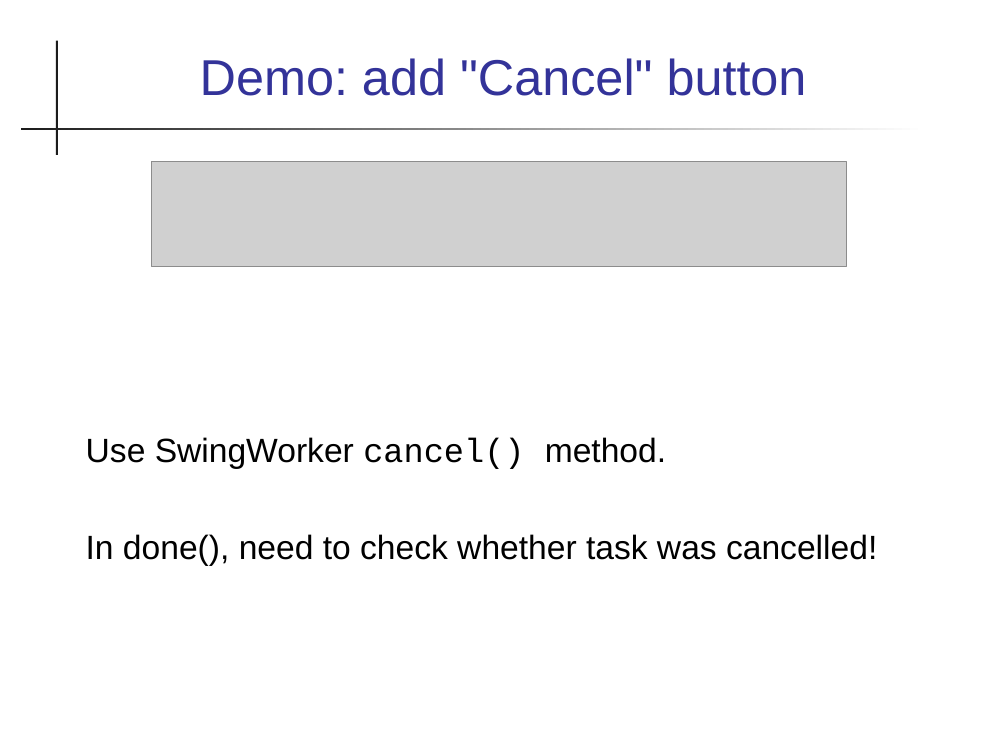
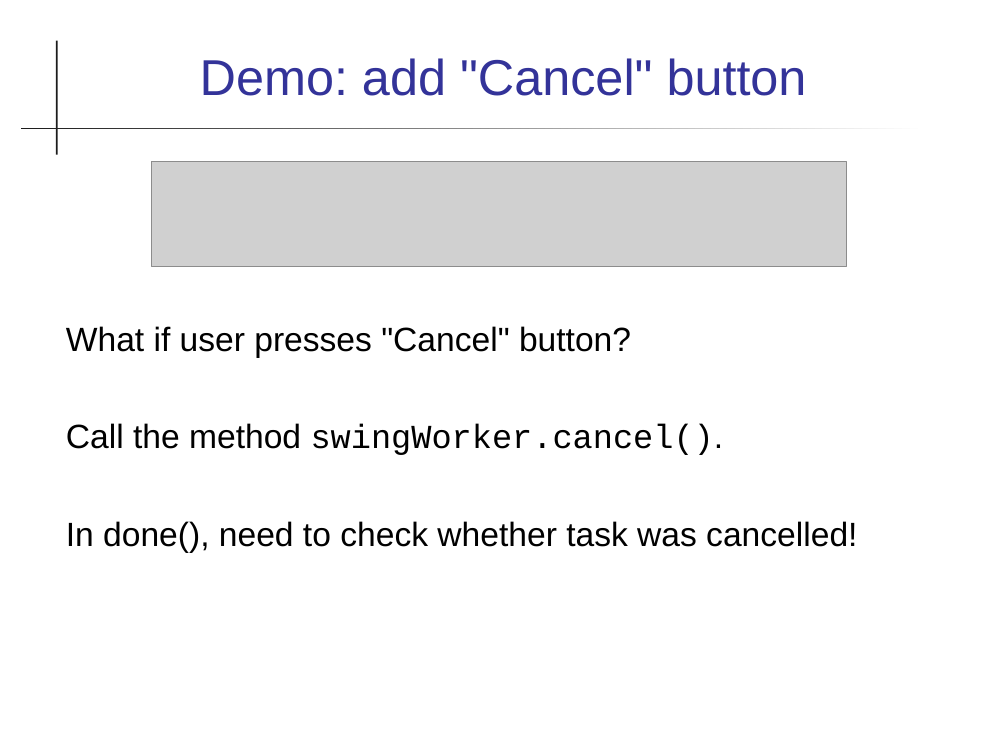
Before and after one commit to skeoop/skeoop.github.io, a slide deck: slide 18 of week10/Threads-in-Swing.ppt (slide 16 before the commit). Drawn at 1008x756 pixels with LibreOffice and Linux fonts; fonts in the diff are those of the drawing; grey boxes stand for pictures. Boxes give left, top, right and bottom in pixels: in the first picture for what was removed or moved away, otherwise in the second. Text is boxed around its words. In the diff, an @@ line names an element or a change of style, - is before the commit and + after.

```diff
--- a/week10/Threads-in-Swing.ppt
+++ b/week10/Threads-in-Swing.ppt
@@ text "What if user presses "Cancel" ...": place and size @@
-text "What if user presses "Cancel" ..." at (86, 437, 877, 566)
+text "What if user presses "Cancel" ..." at (66, 326, 857, 553)
@@ text at (66, 326, 724, 455): text changed @@
-Use SwingWorker cancel() method.
+What if user presses "Cancel" button?
+Call the method swingWorker.cancel().
```
Also in this commit, not shown: 9 other slides changed, 3 slides added, 17 other files.
